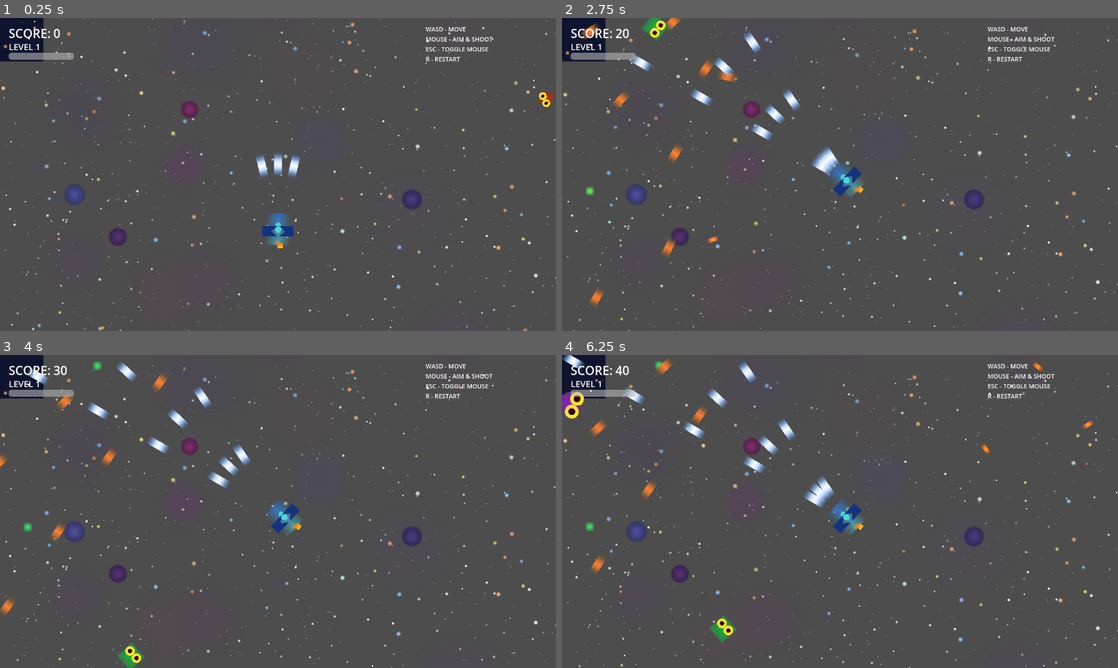
Above: before the commit, frames 1-4 (two rows, left to right).
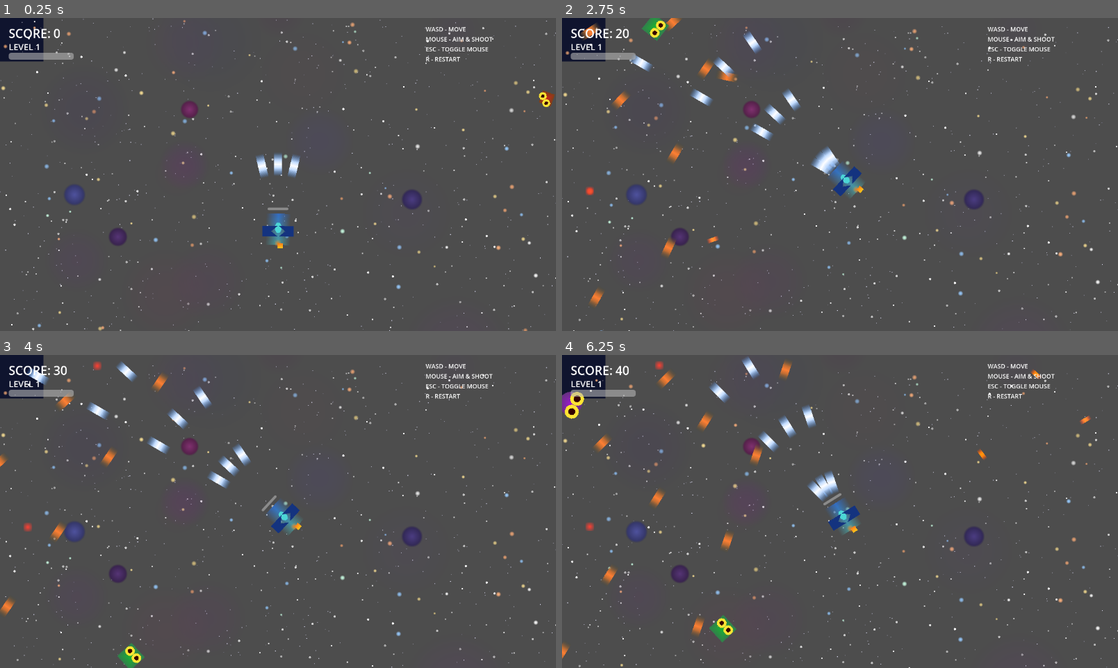
Above: after the commit, the same moments.

Repository: July-X/godot-game-one
Game: Godot game, scene res://scenes/main.tscn
Same seed, same stepped clock (60 frames per second), same inputs: the game is played once before the commit and once after it.
Inputs (mouse positions are in pixels of both pictures, inside the frame that each line leads up to):
- Up to frame 1 (0.25 s): no input
- Up to frame 2 (2.75 s): tap Enter at 0.5 s; move the mouse to (962, 158) at 0.52 s; tap R at 0.6, 1.35, 2.1 s; click (962, 158) at 0.67 s; move the mouse to (812, 174) at 1.27 s; click (812, 174) at 1.42 s; move the mouse to (851, 168) at 2.02 s; click (851, 168) at 2.17 s
- Up to frame 3 (4 s): move the mouse to (272, 517) at 2.77 s; tap R at 2.85, 3.6 s; click (272, 517) at 2.92 s; move the mouse to (316, 514) at 3.52 s; click (316, 514) at 3.67 s
- Up to frame 4 (6.25 s): tap Escape at 4.15 s; move the mouse to (795, 508) at 4.27 s; tap R at 4.35, 5.1, 5.85 s; click (795, 508) at 4.42 s; move the mouse to (845, 511) at 5.02 s; click (845, 511) at 5.17 s; move the mouse to (817, 505) at 5.77 s; click (817, 505) at 5.92 s

The runs differ from the first frame. In frame 1, less than 0.1% of the frame differs, in the area x 48-52%, y 60-62%; in frame 2, less than 0.1%; in frame 3, 0.1%; in frame 4, 3.2%, in the area x 0-96%, y 0-98%.

Commit message:
feat: 玩家飞机血条、受击动画、红色回血道具10%、ESC鼠标修复

Diff:
--- a/scenes/entities/player.tscn
+++ b/scenes/entities/player.tscn
@@ -59,3 +59,12 @@
 
 [node name="CollisionShape2D" type="CollisionShape2D" parent="PickupArea"]
 shape = SubResource("7")
+
+[node name="HealthBar" type="ProgressBar" parent="."]
+offset_left = -24.0
+offset_top = -50.0
+offset_right = 24.0
+offset_bottom = -44.0
+show_percentage = false
+max_value = 3.0
+value = 3.0
--- a/scripts/game_state.gd
+++ b/scripts/game_state.gd
@@ -70,7 +70,7 @@
 		"power":
 			bullet_power_level = min(bullet_power_level + 1, 5)
 		"heal":
-			heal(1)
+			heal(max(ceil(max_health * 0.1), 1))
 		"bomb":
 			## 清屏炸弹，由主场景处理
 			pass
--- a/scripts/main.gd
+++ b/scripts/main.gd
@@ -218,9 +218,7 @@
 	if event is InputEventKey and event.keycode == KEY_R and not GameState.game_running:
 		_restart()
 	if event is InputEventKey and event.keycode == KEY_ESCAPE:
-		if Input.mouse_mode == Input.MOUSE_MODE_VISIBLE:
-			Input.mouse_mode = Input.MOUSE_MODE_CAPTURED
-		else:
+		if Input.mouse_mode == Input.MOUSE_MODE_CAPTURED:
 			Input.mouse_mode = Input.MOUSE_MODE_VISIBLE
 	if event is InputEventKey and event.keycode == KEY_F11:
 		if DisplayServer.window_get_mode() == DisplayServer.WINDOW_MODE_WINDOWED:
--- a/scripts/player.gd
+++ b/scripts/player.gd
@@ -23,6 +23,7 @@
 @onready var _muzzle_flash: Sprite2D = $MuzzleFlash
 @onready var _pickup_area: Area2D = $PickupArea
 @onready var _engine_glow: Sprite2D = $EngineGlow
+@onready var _health_bar: ProgressBar = $HealthBar
 
 func _ready() -> void:
 	_muzzle_flash.visible = false
@@ -53,7 +54,7 @@
 		_yaw_velocity = lerp(_yaw_velocity, target_yaw, mouse_smoothing)
 		_pitch_velocity = lerp(_pitch_velocity, target_pitch, mouse_smoothing)
 	if event is InputEventMouseButton and event.pressed and event.button_index == MOUSE_BUTTON_LEFT:
-		if Input.mouse_mode == Input.MOUSE_MODE_VISIBLE and GameState.game_running:
+		if Input.mouse_mode == Input.MOUSE_MODE_VISIBLE:
 			Input.mouse_mode = Input.MOUSE_MODE_CAPTURED
 
 func _physics_process(delta: float) -> void:
@@ -123,6 +124,11 @@
 	else:
 		_sprite.modulate.a = 1.0
 
+	## 更新血条
+	if _health_bar:
+		_health_bar.max_value = GameState.max_health
+		_health_bar.value = GameState.current_health
+
 func _update_walk_animation() -> void:
 	var swing: float = sin(_walk_cycle) * 0.02
 	var bounce: float = abs(sin(_walk_cycle)) * 0.01
@@ -177,10 +183,21 @@
 	GameState.take_damage(amount)
 	_invincible_timer = 1.0
 	_spawn_hit_effect()
+	_play_hit_animation()
 	if GameState.current_health <= 0:
 		_spawn_explosion()
 		died.emit()
 		queue_free()
+
+func _play_hit_animation() -> void:
+	var tween := create_tween().set_parallel(true)
+	tween.tween_property(_sprite, "modulate", Color(3.0, 3.0, 3.0, 1.0), 0.04)
+	tween.tween_property(_sprite, "scale", Vector2(1.2, 1.2), 0.04)
+	tween.tween_callback(func():
+		var recover := create_tween().set_parallel(true)
+		recover.tween_property(_sprite, "modulate", Color(1.0, 1.0, 1.0, 1.0), 0.12)
+		recover.tween_property(_sprite, "scale", Vector2(1.0, 1.0), 0.12)
+	)
 
 func _spawn_hit_effect() -> void:
 	var hit = preload("res://scenes/effects/hit_effect.tscn").instantiate()
--- a/scripts/powerup.gd
+++ b/scripts/powerup.gd
@@ -19,7 +19,7 @@
 		"power":
 			_sprite.modulate = Color(1.0, 0.3, 0.2)
 		"heal":
-			_sprite.modulate = Color(0.2, 1.0, 0.4)
+			_sprite.modulate = Color(1.0, 0.25, 0.2)
 		"bomb":
 			_sprite.modulate = Color(1.0, 0.8, 0.2)
 
